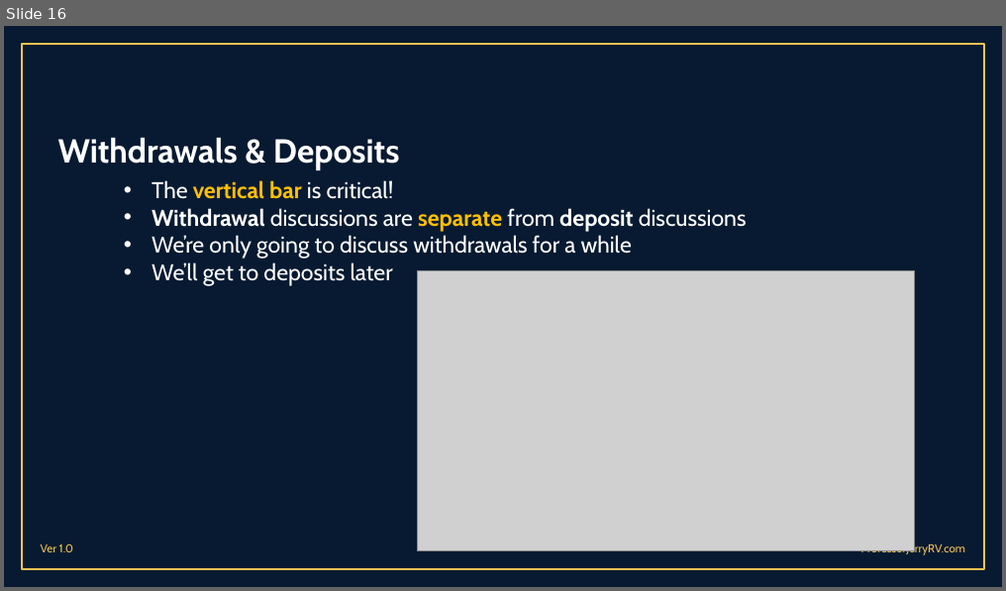
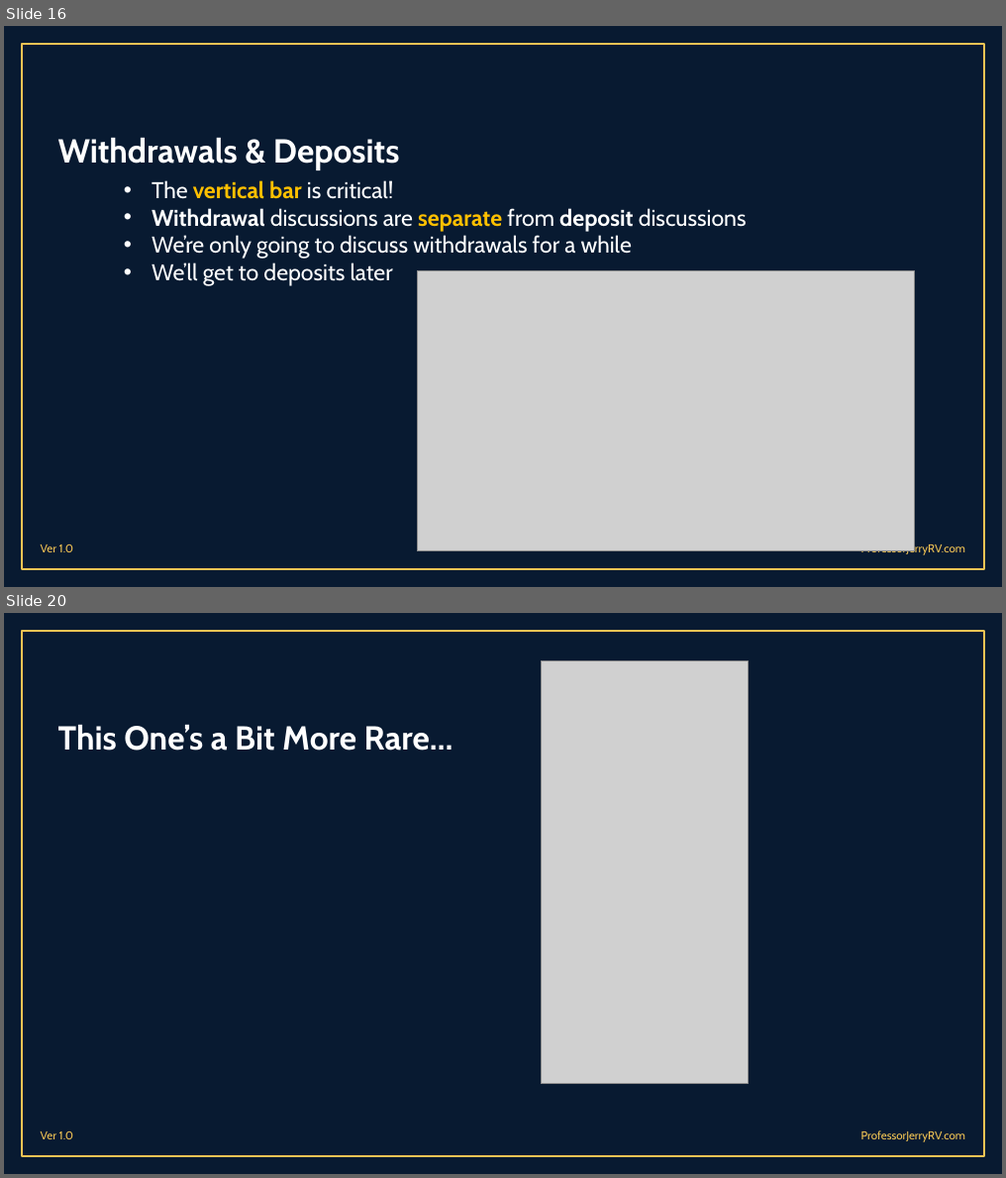
Before and after one commit to malcolmbss/ProfessorJerryRV, a slide deck: Presentations/RV Electrical Systems 101 - Part 1.pptx. Shown one above the other, each under a label of ours: slide 16 before the commit, slides 16 and 20 after it; the slides between them are not shown. The pictures are 1006x591 and 1006x1178 pixels, drawn with LibreOffice and Linux fonts; fonts in the diff are those of the drawing; grey boxes stand for pictures; background and template pictures are left out. Boxes give left, top, right and bottom in pixels: in the first picture for what was removed or moved away, otherwise in the second. Text is boxed around its words. In the diff, an @@ line names an element or a change of style, - is before the commit and + after.

```diff
--- a/Presentations/RV Electrical Systems 101 - Part 1.pptx
+++ b/Presentations/RV Electrical Systems 101 - Part 1.pptx
@@ slide 20 added at (x1=4, y1=613, x2=1002, y2=1174), background #081A31; not listed: 3 template elements that a slide beside it also shows @@
@@ picture added at (x1=541, y1=661, x2=748, y2=1083) @@
@@ title added at (x1=58, y1=724, x2=453, y2=751), 32 pt, text #FFFFFF, bold @@
+This One’s a Bit More Rare…
```
Also in this commit, not shown: 2 slides changed, 10 other slides added, 7 other files.
